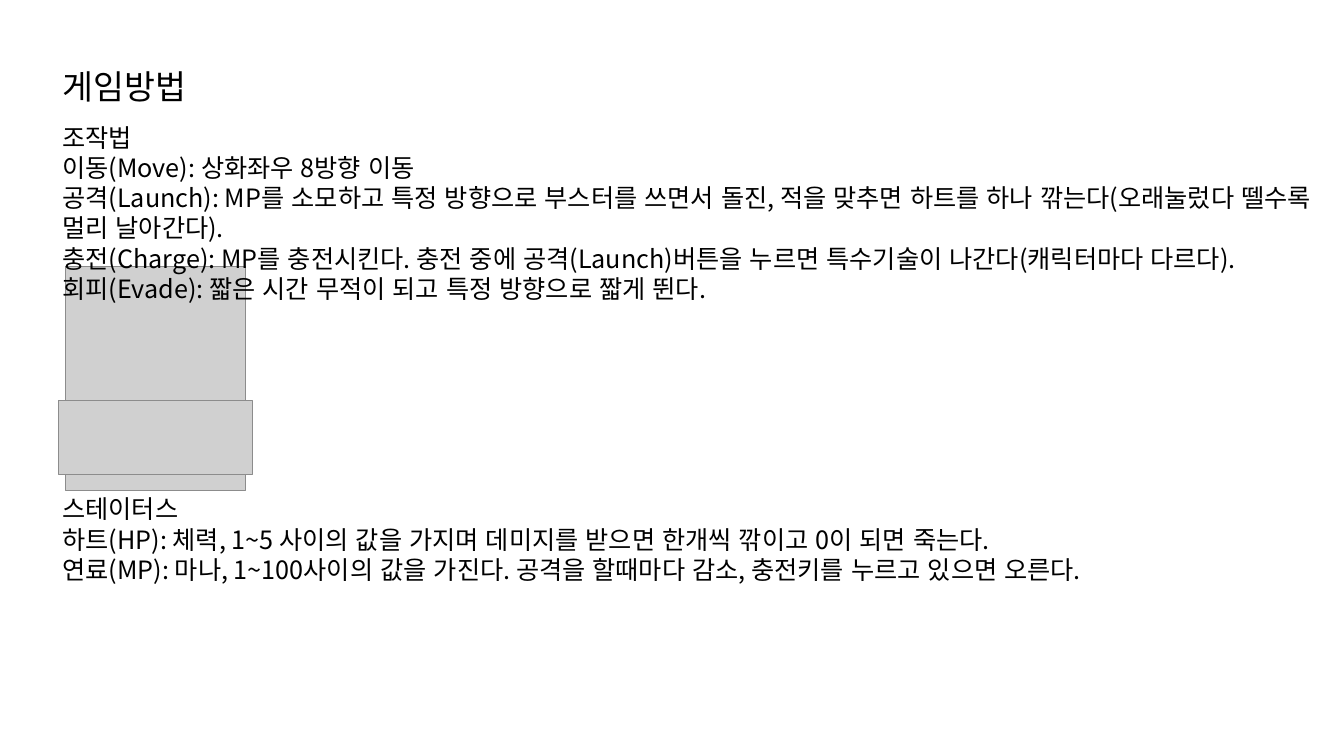
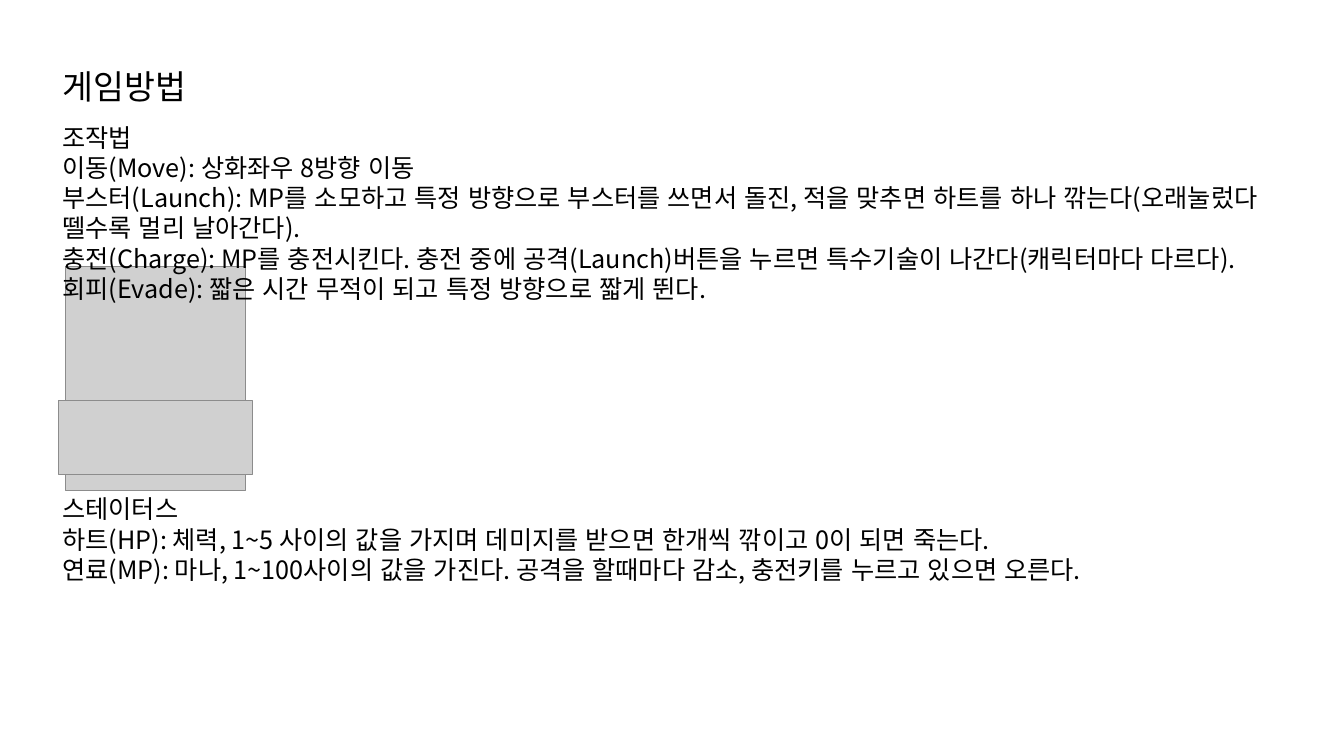
Before and after one commit to penspanic/ITWGamejam, a slide deck: slide 12 of Plan/Rocketman_씬&스킬구성.pptx. Drawn at 1344x756 pixels with LibreOffice and Linux fonts; fonts in the diff are those of the drawing; grey boxes stand for pictures. Boxes give left, top, right and bottom in pixels: in the first picture for what was removed or moved away, otherwise in the second. Text is boxed around its words. In the diff, an @@ line names an element or a change of style, - is before the commit and + after.

```diff
--- a/Plan/Rocketman_씬&스킬구성.pptx
+++ b/Plan/Rocketman_씬&스킬구성.pptx
@@ text at (x1=62, y1=186, x2=1257, y2=242): text changed @@
-공격(Launch): MP를 소모하고 특정 방향으로 부스터를 쓰면서 돌진, 적을 맞추면 하트를 하나 깎는다(오래눌렀다 뗄수록 멀리 날아간다).
+부스터(Launch): MP를 소모하고 특정 방향으로 부스터를 쓰면서 돌진, 적을 맞추면 하트를 하나 깎는다(오래눌렀다 뗄수록 멀리 날아간다).
```
Also in this commit, not shown: 8 other slides changed.
